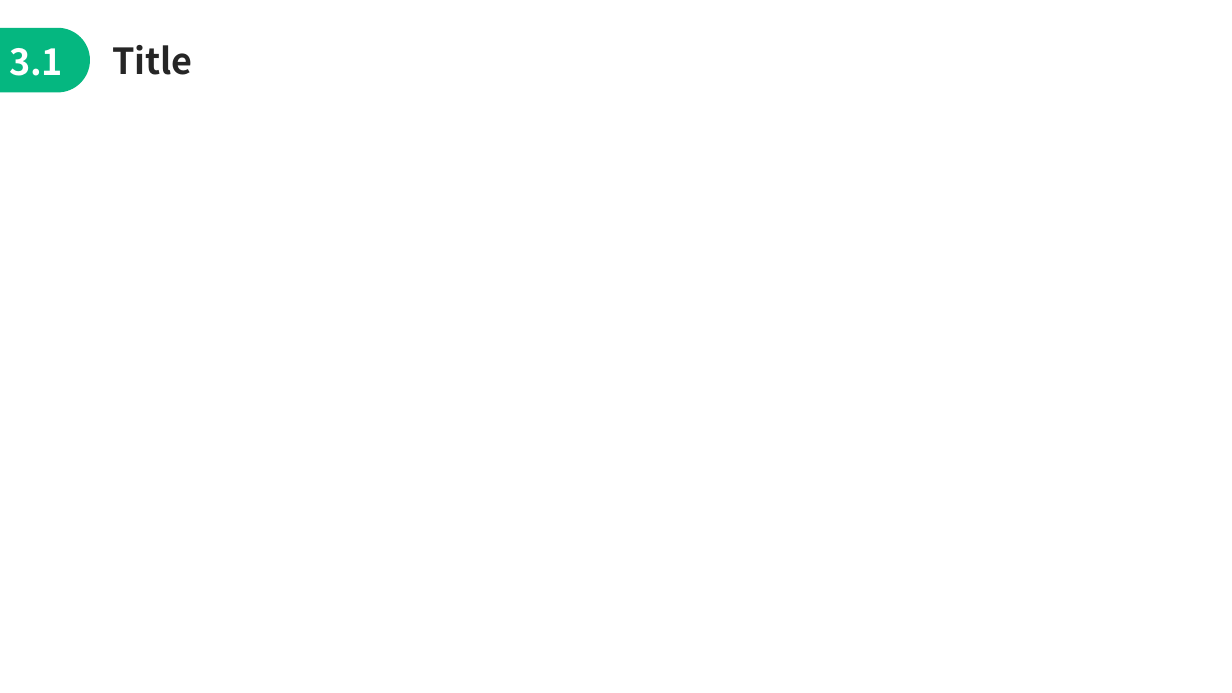
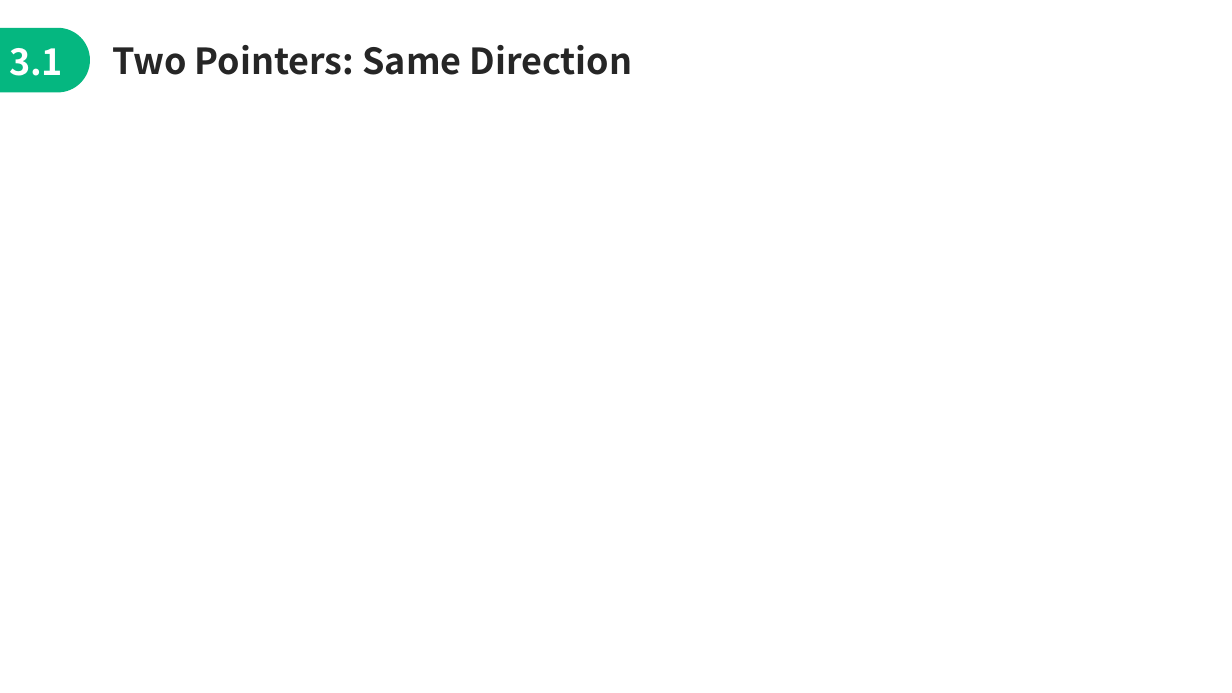
Before and after one commit to jimmyyih518/DSA2022Fall, a slide deck: slide 17 of week6/week6_slides.pptx (slide 11 before the commit). Drawn at 1232x693 pixels with LibreOffice and Linux fonts; fonts in the diff are those of the drawing. Boxes give left, top, right and bottom in pixels: in the first picture for what was removed or moved away, otherwise in the second. Text is boxed around its words. In the diff, an @@ line names an element or a change of style, - is before the commit and + after.

```diff
--- a/week6/week6_slides.pptx
+++ b/week6/week6_slides.pptx
@@ text at bbox=[112, 45, 633, 75]: text changed @@
-Title
+Two Pointers: Same Direction
```
Also in this commit, not shown: 6 other slides changed, 12 slides added, 2 slides removed, 11 other files.
